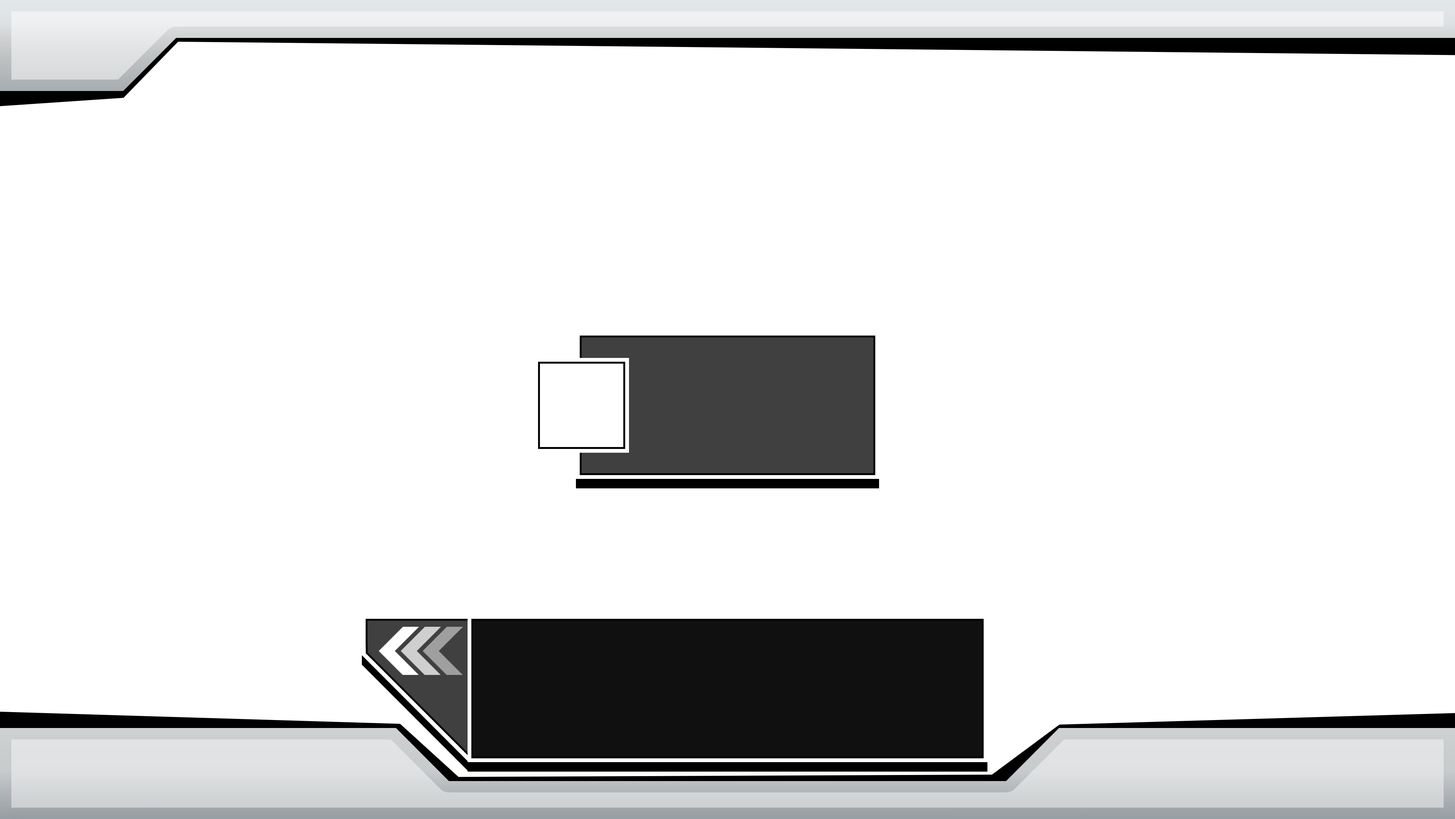
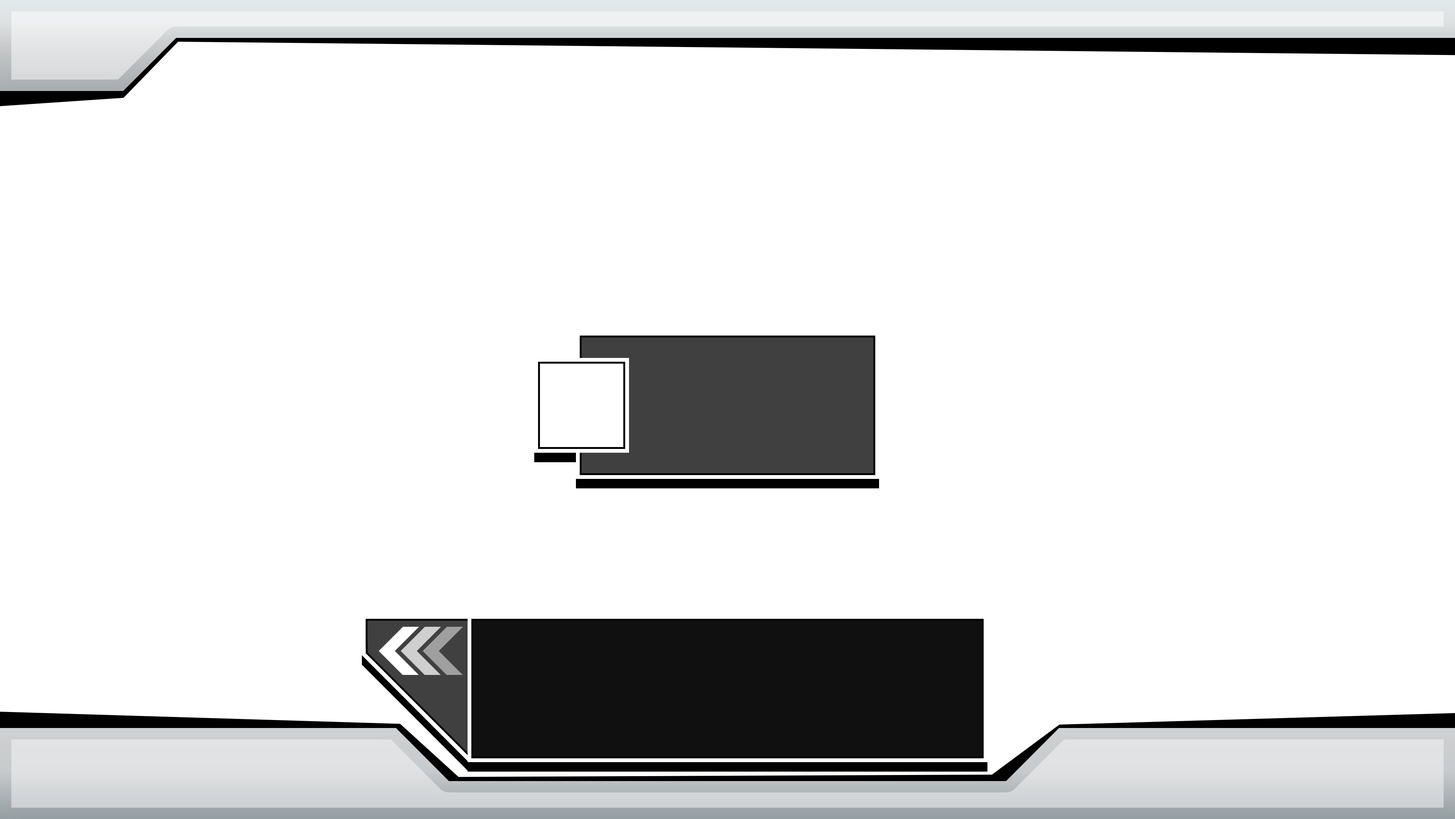
Layers edited between the first and the second (1455, 819) image:
painted on "UI-BX_DialogueMenu-Outline-Combat" over <box>534,452,577,462</box>
